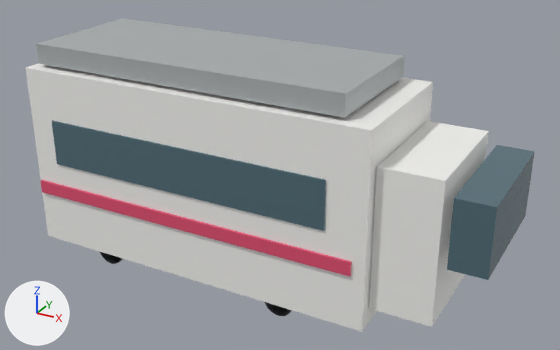
The glTF model public/models/trains/ic2.glb, before and after one commit.
The view is the same before and after, from a camera (50 mm lens) standing at (2.36, -3.62, 2.44) and looking at (0.37, 0.01, 0.63). The lights are fixed; the arrows at lower left show +X, +Y and +Z. The picture after the commit comes second.

In view in the first picture: 'body_shell', 'bogie_front_0', 'bogie_front_1', 'front_glass', 'front_nose', 'livery_stripe', 'roof', 'window_band'.
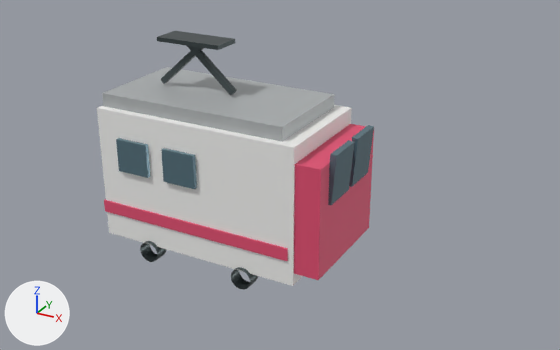
Changed parts and their boxes (x1, y1, x2, y2) in the pictures (560 x 350 px):
'body_shell', moved, rescaled (37% narrower, 33% shorter): before (26, 63, 433, 332); after (97, 105, 352, 286)
'roof', moved, rescaled (37% narrower, 25% shorter): before (36, 18, 404, 118); after (102, 67, 334, 142)
'front_nose', recoloured, reshaped, moved, turned, rescaled (not visible afterwards): before (369, 121, 489, 327)
'window_band', recoloured, moved, rescaled (not visible afterwards): before (52, 120, 326, 231)
'front_glass', recoloured, moved, turned, rescaled (not visible afterwards): before (447, 145, 535, 280)
'br147_red_cab', added (red): after (294, 124, 374, 280)
'livery_stripe', moved, rescaled: before (41, 180, 351, 276); after (104, 199, 288, 261)
'window_0.72_1_1', now drawn (cyan): after (161, 148, 197, 189)
'front_glass_right.001', added (cyan): after (328, 140, 355, 205)
'window_0.72_0_1', added (cyan): after (116, 138, 151, 178)
'front_glass_left.001', added (cyan): after (349, 125, 374, 187)
'pantograph_head_-0.18', added: after (157, 31, 235, 50)
'bogie_front_1', surface changed, moved, rescaled: before (265, 302, 292, 316); after (231, 267, 258, 290)
'pantograph_right_-0.18', added: after (187, 46, 237, 96)
'bogie_front_0', surface changed, moved, rescaled: before (100, 252, 123, 264); after (140, 241, 166, 262)
'pantograph_left_-0.18', added: after (161, 47, 204, 84)

Patch to the scene script:
```diff
--- a/public/models/trains/ic2.glb.py
+++ b/public/models/trains/ic2.glb.py
@@ mat_wheel_material @@
 mat_wheel_material.base_color = (0.055, 0.065, 0.07)  # dark grey #42484b
-mat_wheel_material.metallic = 0.8
-mat_wheel_material.roughness = 0.42
+mat_wheel_material.metallic = 0.72
+mat_wheel_material.roughness = 0.38
@@ me_windows_cube @@
 me_windows_cube.from_pydata(...)  # 8 vertices, 12 faces; spans x -0.5..0.5, y -0.5..0.5, z -0.5..0.5
-me_windows_cube.materials.append(mat_window_material)  # cyan #63818d
+me_windows_cube.materials.append(mat_windows_material)  # cyan #63818d
@@ ob_body_shell @@
 ob_body_shell.parent = ob_train_root
-ob_body_shell.location = (0.0, 0.0, 0.62)
-ob_body_shell.scale = (2.2, 0.88, 1.12)
+ob_body_shell.location = (0.0, 0.0, 0.57)
+ob_body_shell.scale = (1.3, 0.72, 0.82)
@@ ob_window_band @@
 ob_window_band.parent = ob_train_root
-ob_window_band.location = (-0.03, 0.0, 0.74)
-ob_window_band.scale = (1.8, 0.9, 0.28)
+ob_window_band.location = (-0.397, 0.371, 0.72)
+ob_window_band.scale = (0.214, 0.025, 0.2)
@@ ob_livery_stripe @@
 ob_livery_stripe.parent = ob_train_root
-ob_livery_stripe.location = (-0.03, 0.0, 0.42)
-ob_livery_stripe.scale = (2.11, 0.91, 0.08)
+ob_livery_stripe.location = (-0.02, 0.0, 0.35)
+ob_livery_stripe.scale = (1.27, 0.74, 0.075)
@@ ob_roof @@
 ob_roof.parent = ob_train_root
-ob_roof.location = (-0.05, 0.0, 1.26)
-ob_roof.scale = (1.98, 0.78, 0.12)
+ob_roof.location = (-0.04, 0.0, 1.01)
+ob_roof.scale = (1.2, 0.63, 0.1)
@@ ob_front_nose @@
-ob_front_nose = bpy.data.objects.new('front_nose', me_body_cube)
+ob_front_nose = bpy.data.objects.new('front_nose', me_windows_cube)
 ob_front_nose.parent = ob_train_root
-ob_front_nose.location = (1.28, 0.0, 0.57)
-ob_front_nose.scale = (0.34, 0.75, 0.806)
+ob_front_nose.location = (0.675, -0.14, 0.72)
+ob_front_nose.rotation_euler = (0.0, 0.08, 0.0)  # degrees (0, 4.6, 0)
+ob_front_nose.scale = (0.035, 0.235, 0.28)
@@ ob_front_glass @@
 ob_front_glass.parent = ob_train_root
-ob_front_glass.location = (1.6, 0.0, 0.71)
-ob_front_glass.scale = (0.2, 0.77, 0.381)
+ob_front_glass.location = (0.675, 0.14, 0.72)
+ob_front_glass.rotation_euler = (0.0, 0.08, 0.0)  # degrees (0, 4.6, 0)
+ob_front_glass.scale = (0.035, 0.235, 0.28)
@@ ob_bogie_front_0 @@
 ob_bogie_front_0.parent = ob_train_root
-ob_bogie_front_0.location = (-0.594, -0.38, 0.08)
+ob_bogie_front_0.location = (-0.325, -0.34, 0.12)
 ob_bogie_front_0.rotation_euler = (1.571, 0.0, 0.0)  # degrees (90, 0, 0)
-ob_bogie_front_0.scale = (0.18, 0.18, 0.1)
+ob_bogie_front_0.scale = (0.13, 0.13, 0.09)
@@ ob_bogie_front_1 @@
 ob_bogie_front_1.parent = ob_train_root
-ob_bogie_front_1.location = (0.594, -0.38, 0.08)
+ob_bogie_front_1.location = (0.325, -0.34, 0.12)
 ob_bogie_front_1.rotation_euler = (1.571, 0.0, 0.0)  # degrees (90, 0, 0)
-ob_bogie_front_1.scale = (0.18, 0.18, 0.1)
+ob_bogie_front_1.scale = (0.13, 0.13, 0.09)
@@ ob_front_glass_right_001 @@
+ob_front_glass_right_001 = bpy.data.objects.new('front_glass_right.001', me_windows_cube)
+ob_front_glass_right_001.parent = ob_train_root
+ob_front_glass_right_001.location = (0.81, -0.135, 0.79)
+ob_front_glass_right_001.rotation_euler = (0.0, 0.08, 0.0)  # degrees (0, 4.6, 0)
+ob_front_glass_right_001.scale = (0.035, 0.227, 0.29)
@@ ob_front_glass_left_001 @@
+ob_front_glass_left_001 = bpy.data.objects.new('front_glass_left.001', me_windows_cube)
+ob_front_glass_left_001.parent = ob_train_root
+ob_front_glass_left_001.location = (0.81, 0.135, 0.79)
+ob_front_glass_left_001.rotation_euler = (0.0, 0.08, 0.0)  # degrees (0, 4.6, 0)
+ob_front_glass_left_001.scale = (0.035, 0.227, 0.29)
@@ ob_br147_red_cab @@
+ob_br147_red_cab = bpy.data.objects.new('br147_red_cab', me_accent_cube)
+ob_br147_red_cab.parent = ob_train_root
+ob_br147_red_cab.location = (0.65, 0.0, 0.56)
+ob_br147_red_cab.scale = (0.3, 0.7, 0.65)
@@ ob_pantograph_head__0_18 @@
+ob_pantograph_head__0_18 = bpy.data.objects.new('pantograph_head_-0.18', me_wheel_cube)
+ob_pantograph_head__0_18.parent = ob_train_root
+ob_pantograph_head__0_18.location = (-0.18, 0.0, 1.36)
+ob_pantograph_head__0_18.scale = (0.42, 0.18, 0.025)
@@ ob_pantograph_right__0_18 @@
+ob_pantograph_right__0_18 = bpy.data.objects.new('pantograph_right_-0.18', me_wheel_cube)
+ob_pantograph_right__0_18.parent = ob_train_root
+ob_pantograph_right__0_18.location = (-0.09, 0.0, 1.22)
+ob_pantograph_right__0_18.rotation_euler = (0.0, 0.72, 0.0)  # degrees (0, 41, 0)
+ob_pantograph_right__0_18.scale = (0.42, 0.035, 0.035)
@@ ob_pantograph_left__0_18 @@
+ob_pantograph_left__0_18 = bpy.data.objects.new('pantograph_left_-0.18', me_wheel_cube)
+ob_pantograph_left__0_18.parent = ob_train_root
+ob_pantograph_left__0_18.location = (-0.27, 0.0, 1.22)
+ob_pantograph_left__0_18.rotation_euler = (0.0, -0.72, 0.0)  # degrees (0, -41, 0)
+ob_pantograph_left__0_18.scale = (0.42, 0.035, 0.035)
@@ ob_window_0_72_0_1 @@
+ob_window_0_72_0_1 = bpy.data.objects.new('window_0.72_0_1', me_windows_cube)
+ob_window_0_72_0_1.parent = ob_train_root
+ob_window_0_72_0_1.location = (-0.397, -0.371, 0.72)
+ob_window_0_72_0_1.scale = (0.214, 0.025, 0.2)
```
